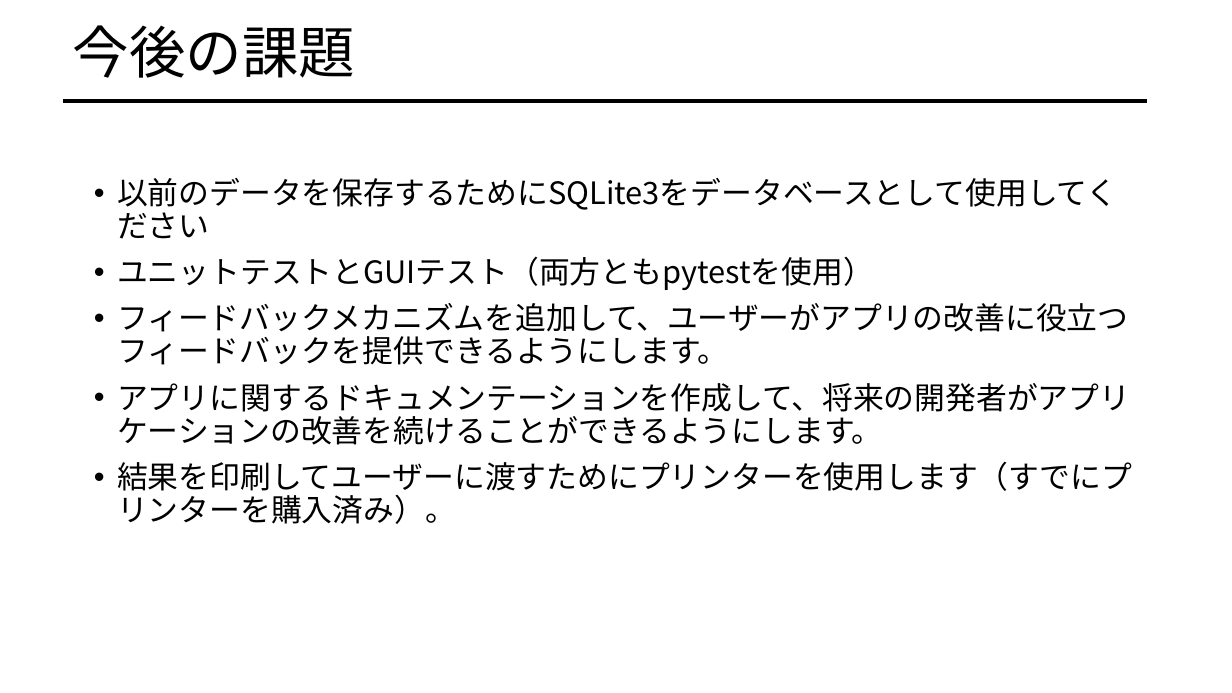
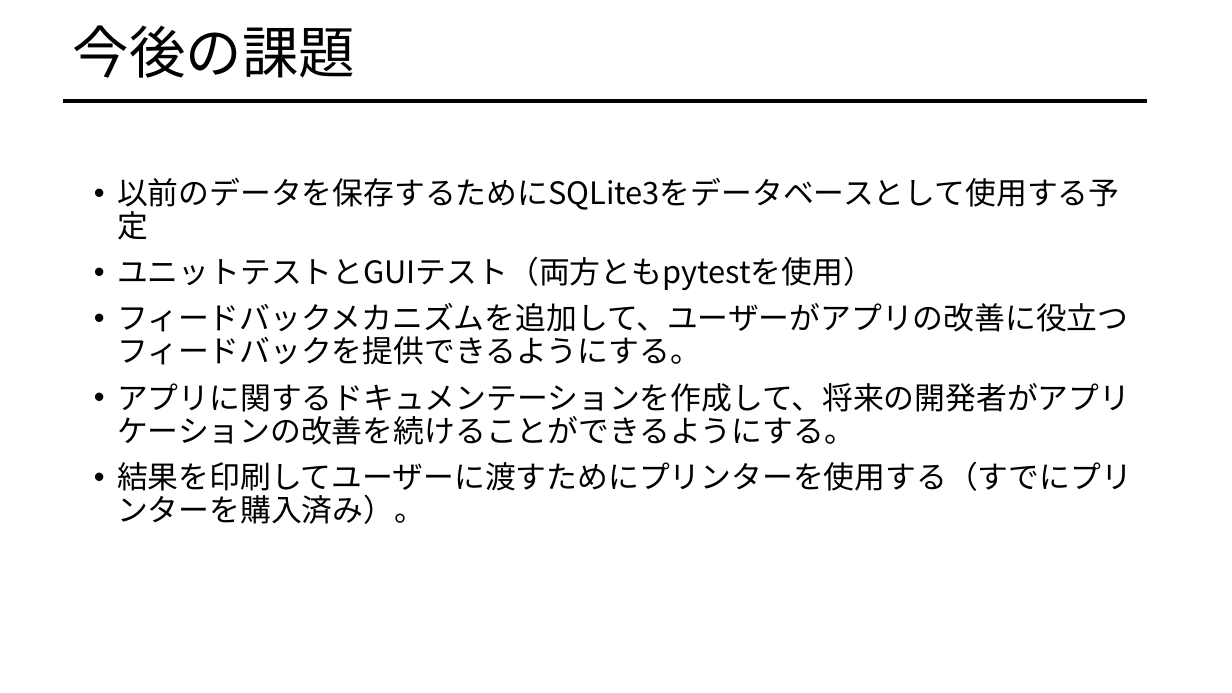
Before and after one commit to afiqfadzil/pythonProject1, a slide deck: slide 23 of LOCOMOTION.pptx (slide 24 before the commit). Drawn at 1232x693 pixels with LibreOffice and Linux fonts; fonts in the diff are those of the drawing. Boxes give left, top, right and bottom in pixels: in the first picture for what was removed or moved away, otherwise in the second. Text is boxed around its words. In the diff, an @@ line names an element or a change of style, - is before the commit and + after.

```diff
--- a/LOCOMOTION.pptx
+++ b/LOCOMOTION.pptx
@@ text at bbox=[117, 178, 1119, 213]: text changed @@
-• 以前のデータを保存するためにSQLite3をデータベースとして使用してください
+• 以前のデータを保存するためにSQLite3をデータベースとして使用する予定
@@ text at bbox=[117, 303, 1132, 524]: text changed @@
-• フィードバックメカニズムを追加して、ユーザーがアプリの改善に役立つフィードバックを提供できるようにします。
-• アプリに関するドキュメンテーションを作成して、将来の開発者がアプリケーションの改善を続けることができるようにします。
-• 結果を印刷してユーザーに渡すためにプリンターを使用します（すでにプリンターを購入済み）。
+• フィードバックメカニズムを追加して、ユーザーがアプリの改善に役立つフィードバックを提供できるようにする。
+• アプリに関するドキュメンテーションを作成して、将来の開発者がアプリケーションの改善を続けることができるようにする。
+• 結果を印刷してユーザーに渡すためにプリンターを使用する（すでにプリンターを購入済み）。
```
Also in this commit, not shown: 11 other slides changed, 1 slide removed.
